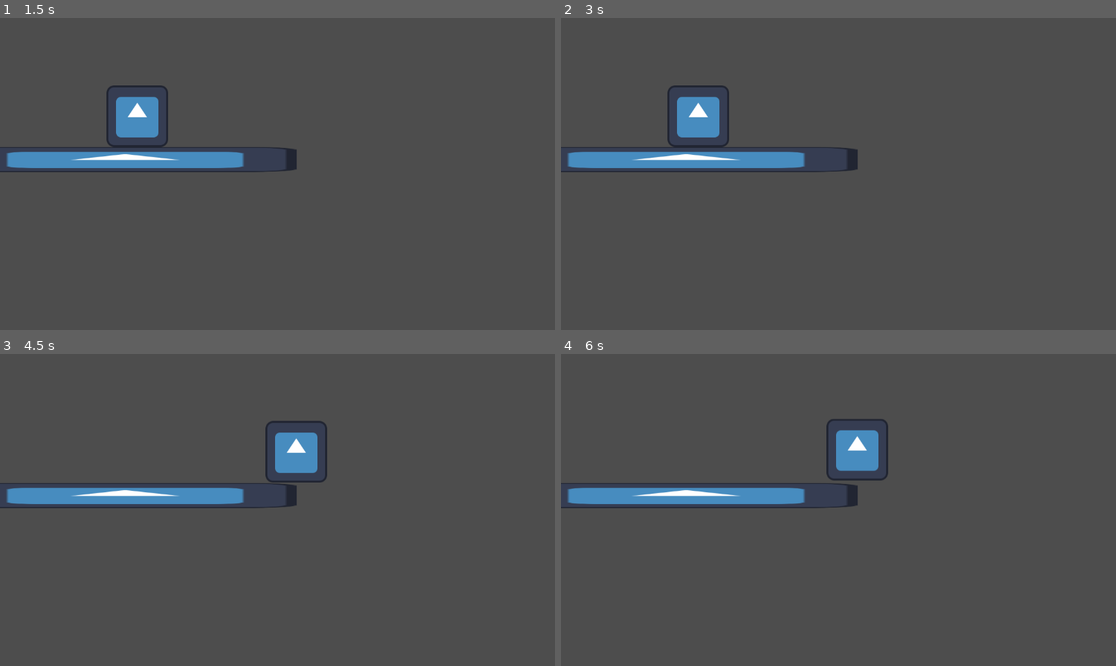
Above: before the commit, frames 1-4 (two rows, left to right).
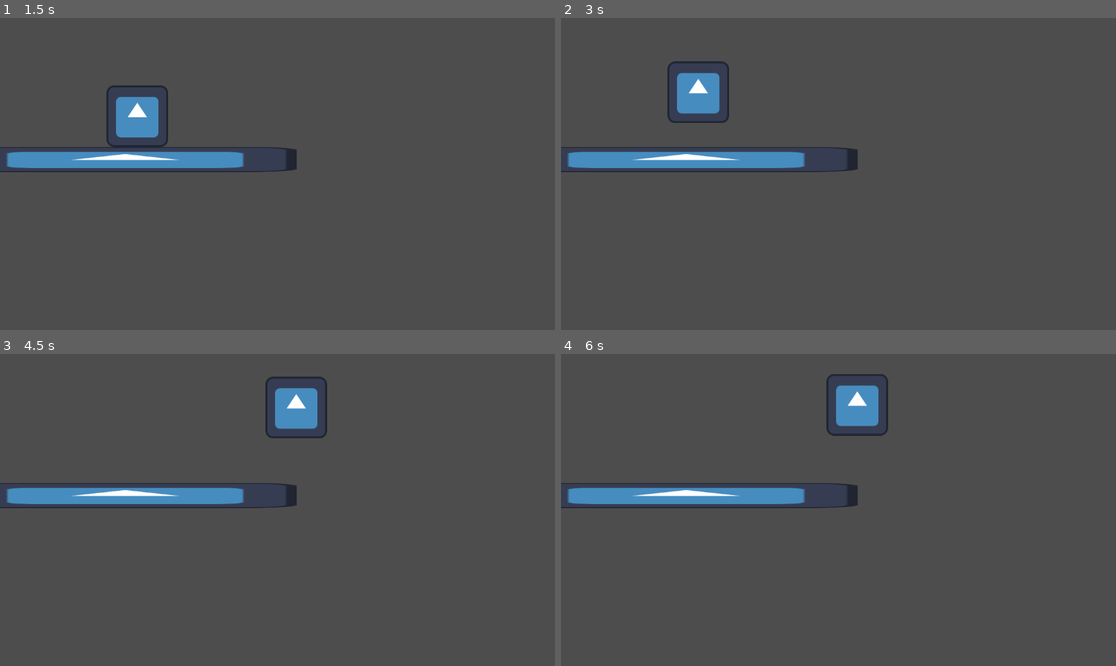
Above: after the commit, the same moments.

Repository: ARLJohnston/DSGJam2025
Game: Godot game, scene res://Main.tscn
Same seed, same stepped clock (60 frames per second), same inputs: the game is played once before the commit and once after it. The engine's default icon, where the game draws it, is replaced by a stand-in: a white triangle on a blue panel in a dark square.
Inputs:
- Up to frame 1 (1.5 s): tap Enter (ui_accept) at 0.5, 1.35 s; hold Enter (ui_accept) 0.53-1.28 s; hold Right (ui_right) from 0.53 s (still down)
- Up to frame 2 (3 s): tap Enter (ui_accept) at 1.52, 1.82, 2.85 s; release Right (ui_right) at 2.03 s; hold Left (ui_left) 2.03-2.78 s; hold Enter (ui_accept) 2.03-2.78 s; hold Right (ui_right) from 2.78 s (still down)
- Up to frame 3 (4.5 s): tap Enter (ui_accept) at 3.02, 3.32, 4.35 s; hold Enter (ui_accept) 3.53-4.28 s; release Right (ui_right) at 4.28 s; hold Left (ui_left) from 4.28 s (still down)
- Up to frame 4 (6 s): tap Enter (ui_accept) at 4.52, 4.82, 5.85 s; release Left (ui_left) at 5.03 s; hold Right (ui_right) 5.03-5.78 s; hold Enter (ui_accept) 5.03-5.78 s; hold Left (ui_left) from 5.78 s (still down)

Frame 1 is identical in both runs. In frame 2, 1.6% of the frame differs, in the area x 19-31%, y 13-42%; in frame 3, 2.4%; in frame 4, 2.4%, in the area x 47-59%, y 6-41%.

Commit message:
fix directional jump

Diff:
--- a/player.gd
+++ b/player.gd
@@ -1,53 +1,42 @@
 extends CharacterBody2D
 
-
 const SPEED = 300.0
-
 var jump_charge = 0
-const MAX_JUMP_CHARGE = -1000
-const JUMP_GROWTH = 250
+const MAX_JUMP_CHARGE = -10000
+const JUMP_GROWTH = 2500
 var stretch_ratio = 1
-var original_scale = 0
+var original_scale = Vector2()
 
 func _ready() -> void:
 	original_scale = $DirectionArrow.scale
 
 func _physics_process(delta: float) -> void:
-	# Add the gravity.
+
 	if not is_on_floor():
 		velocity += get_gravity() * delta
-		if (velocity.x > 0):
-			velocity.x -= 10 * delta
+		velocity.x = move_toward(velocity.x, 0, 10 * delta)
 
-
-	# Handle jump.
-	if Input.is_action_pressed("ui_accept") && is_on_floor() && jump_charge > MAX_JUMP_CHARGE:
+	if Input.is_action_pressed("ui_accept") and is_on_floor() and jump_charge > MAX_JUMP_CHARGE:
 		jump_charge -= JUMP_GROWTH * delta
 		$DirectionArrow.visible = true
 		$DirectionArrow.scale = original_scale
 		stretch_ratio = abs(jump_charge / MAX_JUMP_CHARGE)
-		$DirectionArrow.apply_scale(Vector2(stretch_ratio,1))
-
+		$DirectionArrow.apply_scale(Vector2(stretch_ratio, 1))
 
 	if Input.is_action_just_released("ui_accept"):
 		var angle = $DirectionArrow.rotation
-		var direction = Vector2(cos(angle),sin(angle))
-		self.velocity.y = direction.y * jump_charge * -1
-		self.velocity.x = direction.x * jump_charge * -1
+		var direction = Vector2(cos(angle), sin(angle)).normalized()
+
+		velocity = direction * abs(jump_charge)
 
 		jump_charge = 0
-		#$DirectionArrow.apply_scale(Vector2(-stretch_ratio,1))
 		$DirectionArrow.scale = original_scale
 		stretch_ratio = 1
 		$DirectionArrow.visible = false
 
-
-
-	# Get the input direction and handle the movement/deceleration.
-	# As good practice, you should replace UI actions with custom gameplay actions.
-	var direction := Input.get_axis("ui_left", "ui_right")
-	if direction:
-		velocity.x = direction * SPEED
+	var move_direction := Input.get_axis("ui_left", "ui_right")
+	if move_direction:
+		velocity.x = move_direction * SPEED
 	else:
 		velocity.x = move_toward(velocity.x, 0, SPEED)
 
